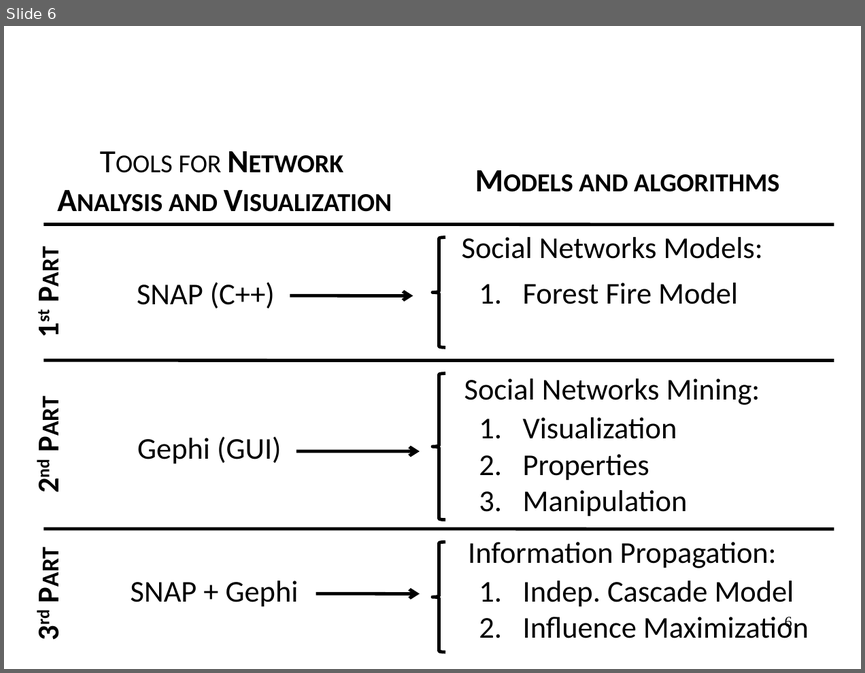
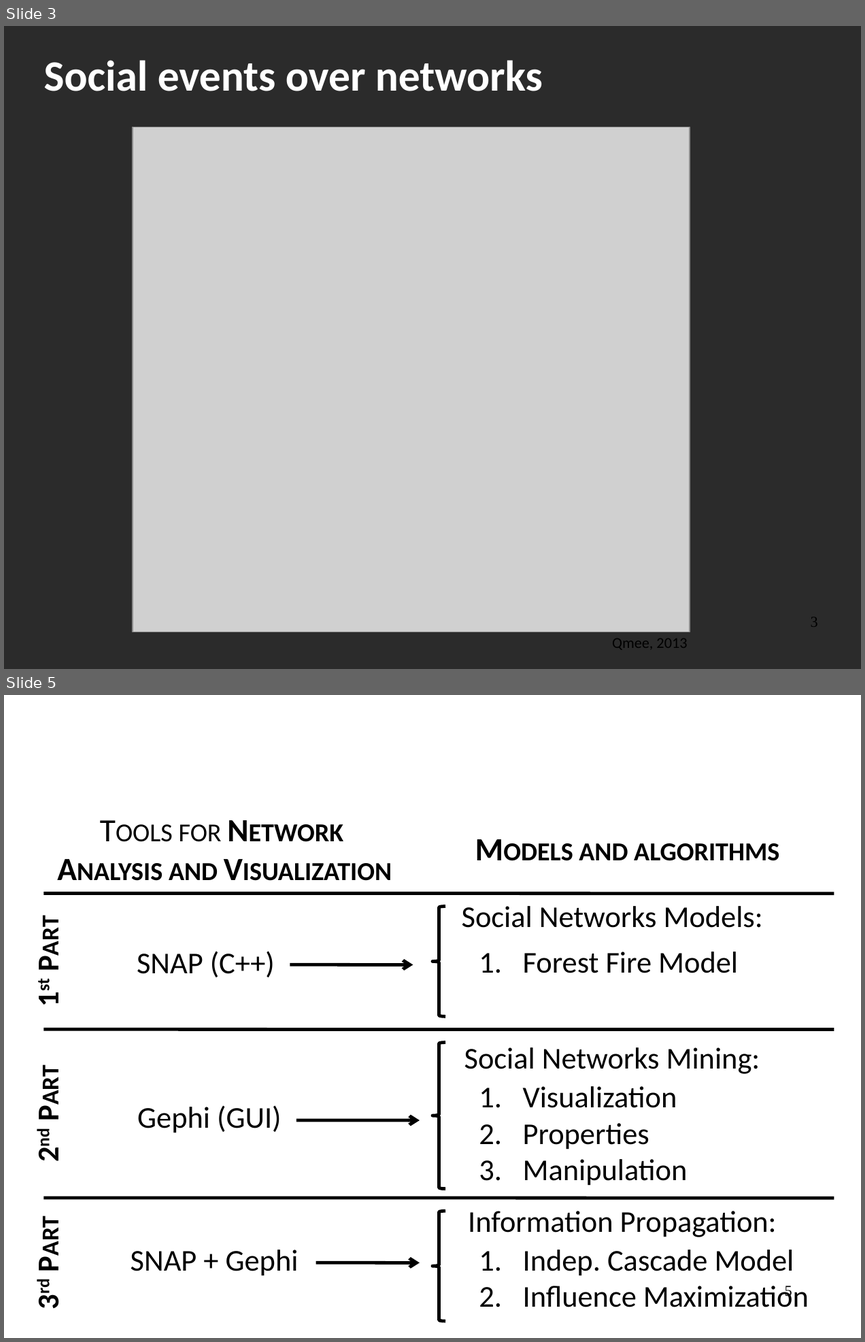
Before and after one commit to Networks-Learning/MLSS-2017, a slide deck: mlss-17-networks.pptx. Shown one above the other, each under a label of ours: slide 6 before the commit, slides 3 and 5 after it; the slides between them are not shown. The pictures are 865x673 and 865x1342 pixels, drawn with LibreOffice and Linux fonts; fonts in the diff are those of the drawing; grey boxes stand for pictures; background and template pictures are left out; a plain dark background stands for a picture behind light text. Boxes give left, top, right and bottom in pixels: in the first picture for what was removed or moved away, otherwise in the second. Text is boxed around its words. In the diff, an @@ line names an element or a change of style, - is before the commit and + after.

```diff
--- a/mlss-17-networks.pptx
+++ b/mlss-17-networks.pptx
@@ slide 3 added at (4, 26, 861, 669), background picture (left out) @@
@@ title added at (44, 60, 543, 91), 40 pt, text #FFFFFF, bold @@
+Social events over networks
@@ picture added at (133, 127, 689, 632) @@
@@ page number added at (810, 617, 818, 626), 14 pt, text #000000 @@
+3
@@ text added at (612, 638, 687, 649), 14 pt, text #000000 @@
+Qmee, 2013
@@ what was slide 6 is now slide 5 @@
@@ page number at (785, 1285, 792, 1299): text changed @@
-6
+5
```
Also in this commit, not shown: 1 slide changed, 2 other slides added, 6 slides removed.
